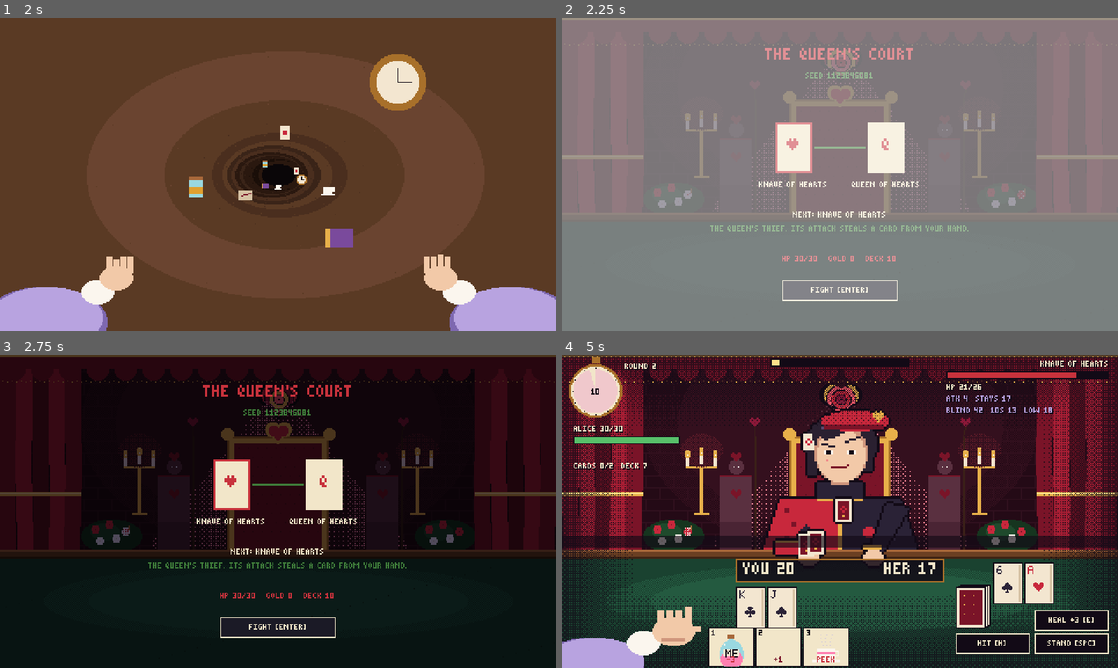
Above: before the commit, frames 1-4 (two rows, left to right).
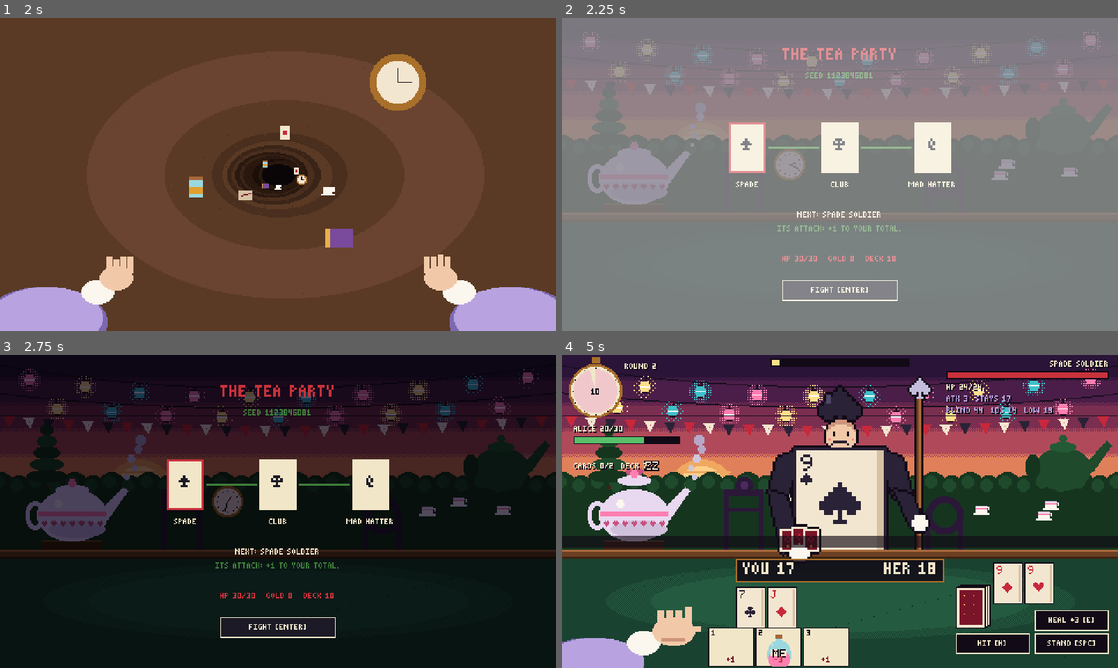
Above: after the commit, the same moments.

Repository: Arvin-17/CardClash
Game: Godot game, scene res://scenes/main_menu.tscn
Same seed, same stepped clock (60 frames per second), same inputs: the game is played once before the commit and once after it.
Inputs (mouse positions are in pixels of both pictures, inside the frame that each line leads up to):
- Up to frame 1 (2 s): click "NEW RUN [ENTER]" at 0.5 s; click "NEW RUN [ENTER]" at 1.25 s
- Up to frame 2 (2.25 s): tap Space at 2 s; move the mouse to (962, 158) at 2.02 s; hold D from 2.03 s (still down); tap M at 2.1 s
- Up to frame 3 (2.75 s): keep holding D; tap Space at 2.27 s
- Up to frame 4 (5 s): release D at 2.75 s; click "FIGHT [ENTER]" at 2.75 s; move the mouse to (728, 527) at 3.52 s; hold S 3.53-4.28 s; tap H at 3.6 s; tap Space at 3.77 s; move the mouse to (895, 442) at 4.27 s; hold D from 4.28 s (still down); tap E at 4.35 s

Frame 1 is identical in both runs. In frame 2, 17% of the frame differs, in the area x 0-100%, y 0-69%; in frame 3, 37%; in frame 4, 62%, in the area x 0-100%, y 0-100%.

Commit message:
RunState plays the acts in order
act_ids() reads acts.json order; a run starts in act1_tea, and
advance_act() moves to the next act after its boss. battles_won counts
wins across the run (8 for a full win) and feeds the payload. Bosses'
bonus_gold now pays even though bosses earn no soldier gold. A save made
right after an act boss continues in the next act. game_version is
0.2.0 so one-act saves are discarded.

Diff:
--- a/game/data/rules.json
+++ b/game/data/rules.json
@@ -1,5 +1,5 @@
 {
-  "game_version": "0.1.0",
+  "game_version": "0.2.0",
   "blackjack": 21,
   "player": {
     "max_hp": 30,
--- a/game/scripts/autoload/run_state.gd
+++ b/game/scripts/autoload/run_state.gd
@@ -17,10 +17,14 @@
 var gold: int = 0
 var deck: Array[String] = []
 var trinkets: Array[String] = []
-var act_id: String = "act3_court"
-## This run's battle order: shuffled soldiers, boss last.
+## The act being played: act1_tea, then act2_wood, then act3_court (acts.json order).
+var act_id: String = "act1_tea"
+var act_index: int = 0
+## This act's battle order: shuffled soldiers, boss last.
 var battles: Array[String] = []
 var battle_index: int = 0
+## Wins across the whole run (all acts), for the ending and the leaderboard.
+var battles_won: int = 0
 var is_daily: bool = false
 var daily_date: String = ""
 var stats: Dictionary = {}
@@ -54,7 +58,10 @@
 	for id: Variant in GameData.rule("starter_deck", []):
 		deck.append(str(id))
 	trinkets.clear()
+	act_index = 0
+	act_id = act_ids()[0]
 	battle_index = 0
+	battles_won = 0
 	stats = _empty_stats()
 	outcome = {}
 	last_trinket = ""
@@ -62,6 +69,22 @@
 	_segment_start = Time.get_ticks_msec()
 	battles = act_order(act_id, Rng.rng)
 	active = true
+
+
+## The acts in play order (acts.json order): Tea Party, Tulgey Wood, Queen's Court.
+static func act_ids() -> Array[String]:
+	var ids: Array[String] = []
+	for id: Variant in GameData.acts:
+		ids.append(str(id))
+	return ids
+
+
+## Every fight in a full run, across all acts.
+static func total_battles() -> int:
+	var n := 0
+	for id: String in act_ids():
+		n += (GameData.act(id).get("battles", []) as Array).size()
+	return n
 
 
 ## Shuffle the soldiers with the run seed so each run's order differs; the boss is always last.
@@ -86,23 +109,46 @@
 	return battles[clampi(battle_index, 0, battles.size() - 1)]
 
 
+## This act's fights are all won (its boss is down).
+func act_complete() -> bool:
+	return battle_index >= battles.size()
+
+
+func is_final_act() -> bool:
+	return act_index >= act_ids().size() - 1
+
+
+## The whole run is won: the last act's boss, the Queen, is down.
 func is_complete() -> bool:
-	return battle_index >= battles.size()
-
-
-## After each win: gold (run.gold_per_soldier, plus the Diamond Soldier's bonus) and a small heal.
+	return act_complete() and is_final_act()
+
+
+## After an act's boss (and the shop): down the rabbit hole into the next act.
+func advance_act() -> void:
+	if is_final_act():
+		return
+	act_index += 1
+	act_id = act_ids()[act_index]
+	battles = act_order(act_id, Rng.rng)
+	battle_index = 0
+	save()
+
+
+## After each win: gold (run.gold_per_soldier for soldiers, plus any enemy's bonus_gold, which
+## is how the Hatter and the Cat pay for the shop between acts) and a small heal.
 ## No full heals, so damage carries tension across the act.
 func record_win(enemy_id: String) -> Dictionary:
 	var enemy: Dictionary = GameData.enemy(enemy_id)
-	var earned := 0
+	var earned := int(enemy.get("bonus_gold", 0))
 	if not bool(enemy.get("boss", false)):
-		earned = int(GameData.rule("run.gold_per_soldier", 10)) + int(enemy.get("bonus_gold", 0))
+		earned += int(GameData.rule("run.gold_per_soldier", 10))
 	gold += earned
 	var healed := mini(int(GameData.rule("run.heal_after_win", 5)), max_hp - hp)
 	hp += maxi(0, healed)
 	battle_index += 1
+	battles_won += 1
 	last_trinket = ""
-	if battle_index == int(GameData.rule("run.trinket_after_battle", 2)):
+	if battles_won == int(GameData.rule("run.trinket_after_battle", 2)):
 		_award_trinket()
 	if is_complete():
 		outcome = {"won": true, "enemy": enemy_id}
@@ -174,7 +220,7 @@
 		"is_daily": is_daily,
 		"won": bool(outcome.get("won", false)),
 		"act": act_id,
-		"battles_won": battle_index,
+		"battles_won": battles_won,
 		"time_ms": time_ms(),
 		"stats": _int_stats(),
 		"game_version": GameData.game_version(),
@@ -235,8 +281,10 @@
 		"deck": deck,
 		"trinkets": trinkets,
 		"act_id": act_id,
+		"act_index": act_index,
 		"battles": battles,
 		"battle_index": battle_index,
+		"battles_won": battles_won,
 		"is_daily": is_daily,
 		"daily_date": daily_date,
 		"stats": stats,
@@ -269,8 +317,10 @@
 	deck.assign((data["deck"] as Array).map(func(x: Variant) -> String: return str(x)))
 	trinkets.assign((data.get("trinkets", []) as Array).map(func(x: Variant) -> String: return str(x)))
 	act_id = str(data["act_id"])
+	act_index = int(data.get("act_index", maxi(0, act_ids().find(act_id))))
 	battles.assign((data["battles"] as Array).map(func(x: Variant) -> String: return str(x)))
 	battle_index = int(data["battle_index"])
+	battles_won = int(data.get("battles_won", battle_index))
 	is_daily = bool(data.get("is_daily", false))
 	daily_date = str(data.get("daily_date", ""))
 	stats = data.get("stats", _empty_stats())
@@ -278,6 +328,9 @@
 	_elapsed_ms = int(data.get("elapsed_ms", 0))
 	_segment_start = Time.get_ticks_msec()
 	active = true
+	# Saved right after an act's boss: carry on into the next act.
+	if outcome.is_empty() and act_complete() and not is_final_act():
+		advance_act()
 	return true
 
 
--- a/game/tests/test_balance.gd
+++ b/game/tests/test_balance.gd
@@ -53,7 +53,7 @@
 	var lines: Array[String] = ["", "=== BALANCE REPORT (autoplay bot, %d fights per enemy) ===" % 200]
 	var all_rounds := 0
 	var all_busts := 0
-	for enemy_id: String in ["spade_soldier", "club_soldier", "diamond_soldier", "heart_soldier", "queen_of_hearts"]:
+	for enemy_id: String in ["spade_soldier", "club_soldier", "diamond_soldier", "heart_soldier", "mad_hatter", "cheshire_cat", "knave_of_hearts", "queen_of_hearts"]:
 		var rounds := 0
 		var wins := 0
 		var busts := 0
@@ -70,7 +70,10 @@
 	for s in 200:
 		var hp := 30
 		var won := true
-		for enemy_id: String in RunState.act_order("act3_court", TestHelpers.rng(s)):
+		var order: Array[String] = []
+		for act_id: String in RunState.act_ids():
+			order.append_array(RunState.act_order(act_id, TestHelpers.rng(s)))
+		for enemy_id: String in order:
 			var r := _fight(enemy_id, 5000 + s * 7, hp)
 			if not r["won"]:
 				won = false
--- a/game/tests/test_run.gd
+++ b/game/tests/test_run.gd
@@ -6,23 +6,71 @@
 	RunState.end_run()
 
 
-func test_act_order_puts_the_queen_last() -> void:
-	var order: Array[String] = RunState.act_order("act3_court", TestHelpers.rng(1))
-	assert_eq(order.size(), 5)
-	assert_eq(order.back(), "queen_of_hearts")
-	for id: String in ["spade_soldier", "club_soldier", "diamond_soldier", "heart_soldier"]:
-		assert_true(order.has(id))
+func test_acts_run_tea_party_then_tulgey_wood_then_the_queens_court() -> void:
+	assert_eq(RunState.act_ids(), ["act1_tea", "act2_wood", "act3_court"] as Array[String])
+	assert_eq(RunState.total_battles(), 8)
+
+
+func test_each_act_ends_with_its_boss() -> void:
+	var rng := TestHelpers.rng(1)
+	var act1: Array[String] = RunState.act_order("act1_tea", rng)
+	assert_eq(act1.size(), 3)
+	assert_eq(act1.back(), "mad_hatter")
+	assert_true(act1.has("spade_soldier") and act1.has("club_soldier"))
+	var act2: Array[String] = RunState.act_order("act2_wood", rng)
+	assert_eq(act2.back(), "cheshire_cat")
+	assert_true(act2.has("diamond_soldier") and act2.has("heart_soldier"))
+	assert_eq(RunState.act_order("act3_court", rng), ["knave_of_hearts", "queen_of_hearts"] as Array[String])
 
 
 func test_same_seed_same_soldier_order() -> void:
-	assert_eq(RunState.act_order("act3_court", TestHelpers.rng(77)), RunState.act_order("act3_court", TestHelpers.rng(77)))
+	assert_eq(RunState.act_order("act1_tea", TestHelpers.rng(77)), RunState.act_order("act1_tea", TestHelpers.rng(77)))
 
 
 func test_soldier_order_differs_between_seeds() -> void:
 	var orders := {}
 	for s in 12:
-		orders[str(RunState.act_order("act3_court", TestHelpers.rng(s)))] = true
+		orders[str(RunState.act_order("act1_tea", TestHelpers.rng(s)))] = true
 	assert_gt(orders.size(), 1, "seeds shuffle the soldiers")
+
+
+func test_a_new_run_starts_in_act_1() -> void:
+	RunState.new_run(5)
+	assert_eq(RunState.act_id, "act1_tea")
+	assert_eq(RunState.act_index, 0)
+	assert_eq(RunState.battles.back(), "mad_hatter")
+
+
+func test_beating_an_act_boss_moves_on_to_the_next_act() -> void:
+	RunState.new_run(5)
+	for i in 3:
+		RunState.record_win(RunState.current_enemy_id())
+	assert_true(RunState.act_complete())
+	assert_false(RunState.is_complete(), "two acts to go")
+	assert_true(RunState.outcome.is_empty())
+	assert_eq(RunState.scene_after_battle(), RunState.REWARD_SCENE, "the shop before the next act")
+	RunState.advance_act()
+	assert_eq(RunState.act_id, "act2_wood")
+	assert_eq(RunState.battle_index, 0)
+	assert_eq(RunState.battles_won, 3)
+
+
+func test_act_bosses_pay_gold_for_the_shop_between_acts() -> void:
+	RunState.new_run(5)
+	assert_eq(RunState.record_win("mad_hatter")["gold"], int(GameData.enemy("mad_hatter")["bonus_gold"]))
+	assert_gt(int(GameData.enemy("cheshire_cat")["bonus_gold"]), 0)
+
+
+func test_a_save_right_after_an_act_boss_continues_in_the_next_act() -> void:
+	RunState.new_run(5)
+	for i in 3:
+		RunState.record_win(RunState.current_enemy_id())
+	RunState.save()
+	RunState.new_run(1)
+	assert_true(RunState.load_saved())
+	assert_eq(RunState.act_id, "act2_wood")
+	assert_eq(RunState.battle_index, 0)
+	assert_eq(RunState.battles_won, 3)
 
 
 func test_new_run_starts_fresh() -> void:
@@ -61,8 +109,8 @@
 
 func test_beating_the_queen_wins_the_run() -> void:
 	RunState.new_run(1)
-	for i in 5:
-		RunState.record_win(RunState.current_enemy_id())
+	_win_whole_run()
+	assert_eq(RunState.outcome["enemy"], "queen_of_hearts")
 	assert_true(RunState.is_complete())
 	assert_true(RunState.outcome["won"])
 	assert_eq(RunState.scene_after_battle(), RunState.ENDING_SCENE)
@@ -89,7 +137,7 @@
 	keys.sort()
 	assert_eq(keys, ["act", "battles_won", "game_version", "is_daily", "player_name", "seed", "stats", "time_ms", "won"])
 	assert_eq(p["seed"], 834201933)
-	assert_eq(p["act"], "act3_court")
+	assert_eq(p["act"], "act1_tea")
 	assert_false(p["won"])
 	assert_eq(p["battles_won"], 0)
 	assert_eq(typeof(p["time_ms"]), TYPE_INT)
@@ -98,13 +146,23 @@
 	assert_eq(p["game_version"], GameData.game_version())
 
 
-func test_won_only_when_all_five_battles_are_won() -> void:
+## Win every fight, act by act, the way the shop moves the run along.
+func _win_whole_run() -> void:
+	while true:
+		RunState.record_win(RunState.current_enemy_id())
+		if not RunState.outcome.is_empty():
+			return
+		if RunState.act_complete():
+			RunState.advance_act()
+
+
+func test_won_only_when_all_eight_battles_are_won() -> void:
 	RunState.new_run(1)
-	for i in 5:
-		RunState.record_win(RunState.current_enemy_id())
+	_win_whole_run()
 	var p: Dictionary = RunState.run_payload()
 	assert_true(p["won"])
-	assert_eq(p["battles_won"], 5)
+	assert_eq(p["battles_won"], 8)
+	assert_eq(p["act"], "act3_court")
 
 
 func test_save_and_continue() -> void:
